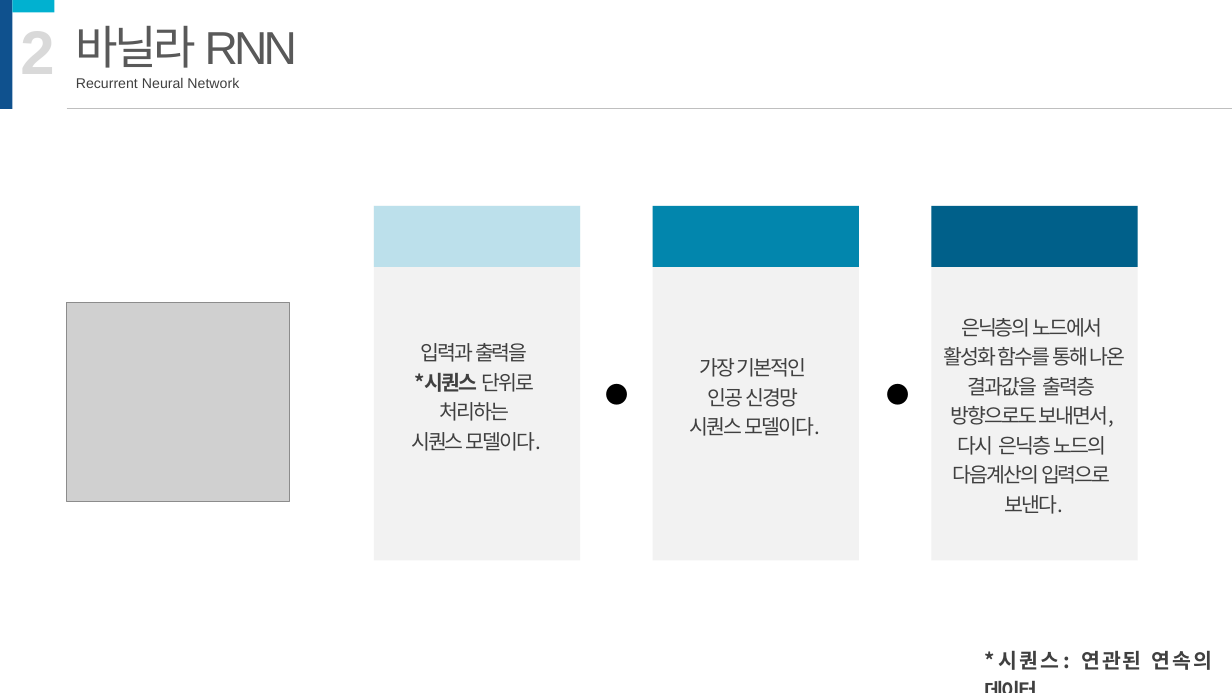
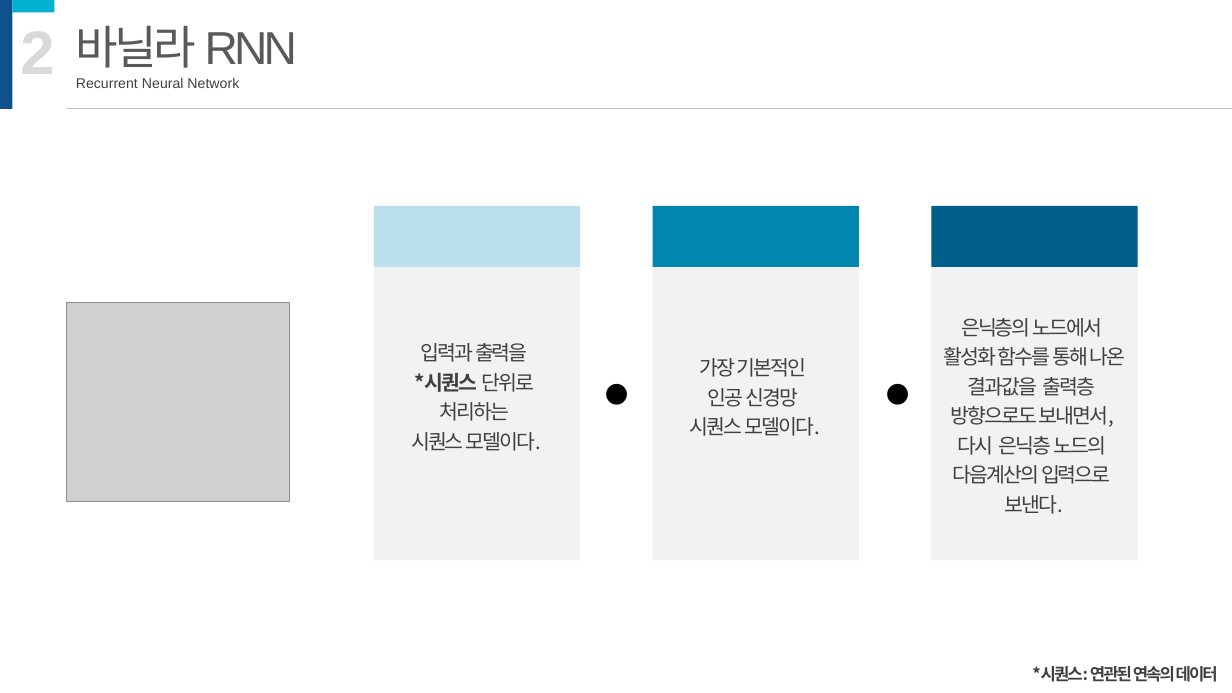
Before and after one commit to DataLab21/NLProcessing, a slide deck: slide 7 of 발표자료/8장 1~3절.pptx (slide 6 before the commit). Drawn at 1232x693 pixels with LibreOffice and Linux fonts; fonts in the diff are those of the drawing; grey boxes stand for pictures. Boxes give left, top, right and bottom in pixels: in the first picture for what was removed or moved away, otherwise in the second. Text is boxed around its words. In the diff, an @@ line names an element or a change of style, - is before the commit and + after.

```diff
--- a/발표자료/8장 1~3절.pptx
+++ b/발표자료/8장 1~3절.pptx
@@ text "*시퀀스: 연관된 연속의 데이터": place and size @@
-text "*시퀀스: 연관된 연속의 데이터" at <box>999,650,1213,670</box>
+text "*시퀀스: 연관된 연속의 데이터" at <box>1032,666,1218,682</box>
@@ text "*시퀀스: 연관된 연속의 데이터" at <box>1032,666,1218,682</box>: size 16 to 13 pt; alignment justified to right @@
```
Also in this commit, not shown: 3 other slides changed, 25 slides added, 26 slides removed.
